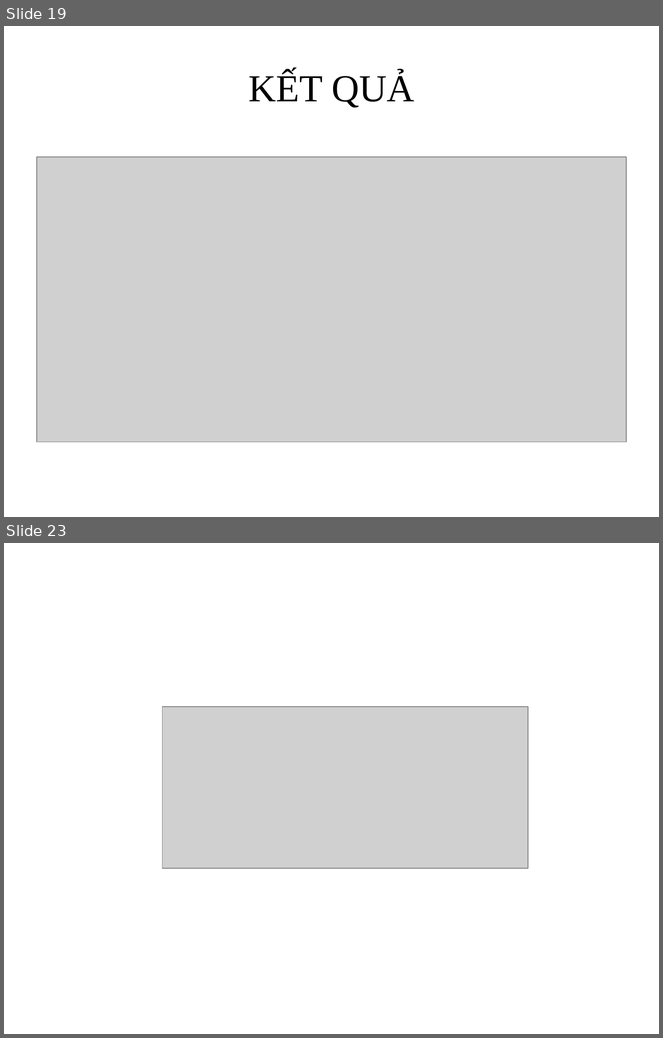
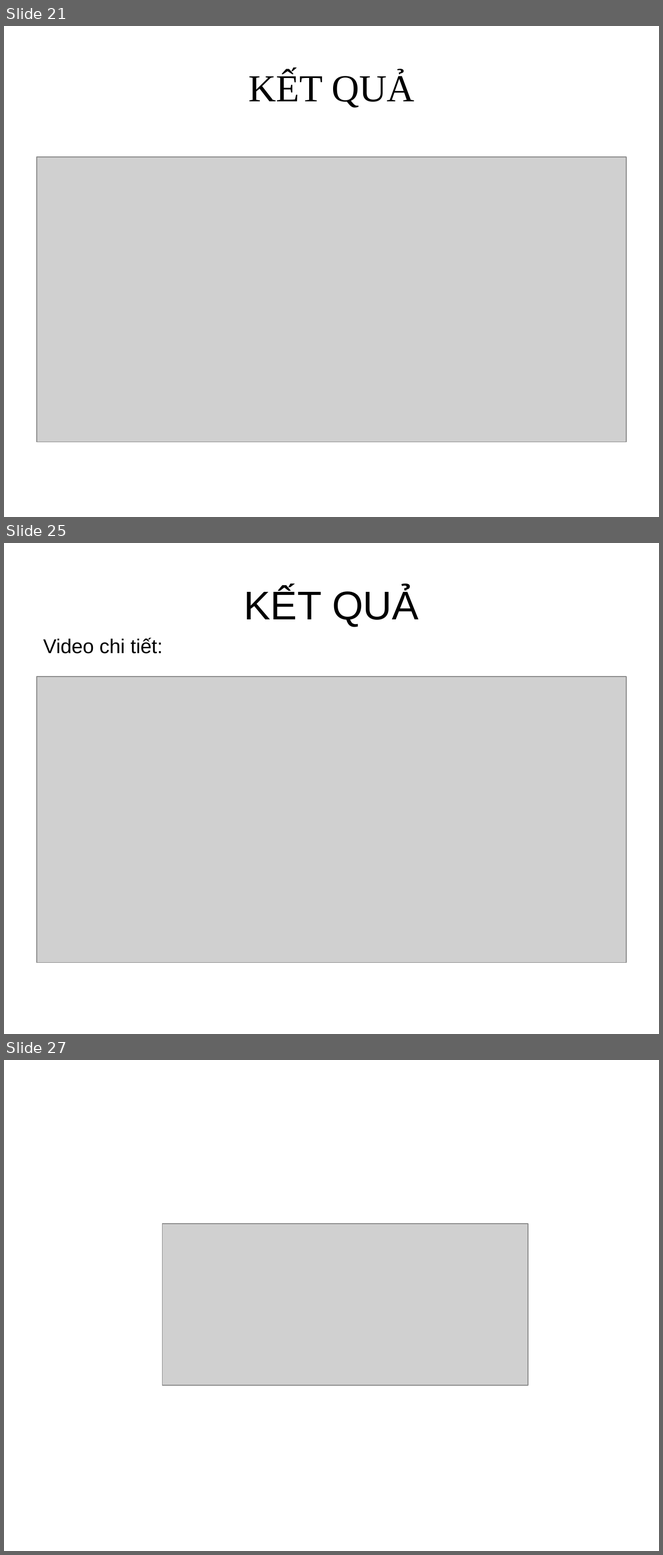
Before and after one commit to PVT961996/Web_VNLP, a slide deck: Khoaluan_doc/Bao_cao_khoa_hoc.pptx. Shown one above the other, each under a label of ours: slides 19 and 23 before the commit, slides 21, 25 and 27 after it; the slides between them are not shown. The pictures are 663x1038 and 663x1555 pixels, drawn with LibreOffice and Linux fonts; fonts in the diff are those of the drawing; grey boxes stand for pictures; background and template pictures are left out. Boxes give left, top, right and bottom in pixels: in the first picture for what was removed or moved away, otherwise in the second. Text is boxed around its words. In the diff, an @@ line names an element or a change of style, - is before the commit and + after.

```diff
--- a/Khoaluan_doc/Bao_cao_khoa_hoc.pptx
+++ b/Khoaluan_doc/Bao_cao_khoa_hoc.pptx
@@ slide 25 added at <box>4,543,659,1034</box>, background picture (left out) @@
@@ title added at <box>244,588,419,627</box>, 44 pt, text #000000 @@
+KẾT QUẢ
@@ text added at <box>43,638,163,654</box>, 22 pt, text #000000 @@
+Video chi tiết:
@@ picture added at <box>37,677,626,963</box> @@
@@ what was slide 19 is now slide 21 @@
@@ what was slide 23 is now slide 27 @@
```
Also in this commit, not shown: 19 slides changed, 4 other slides added, 1 slide removed, 15 other files.
